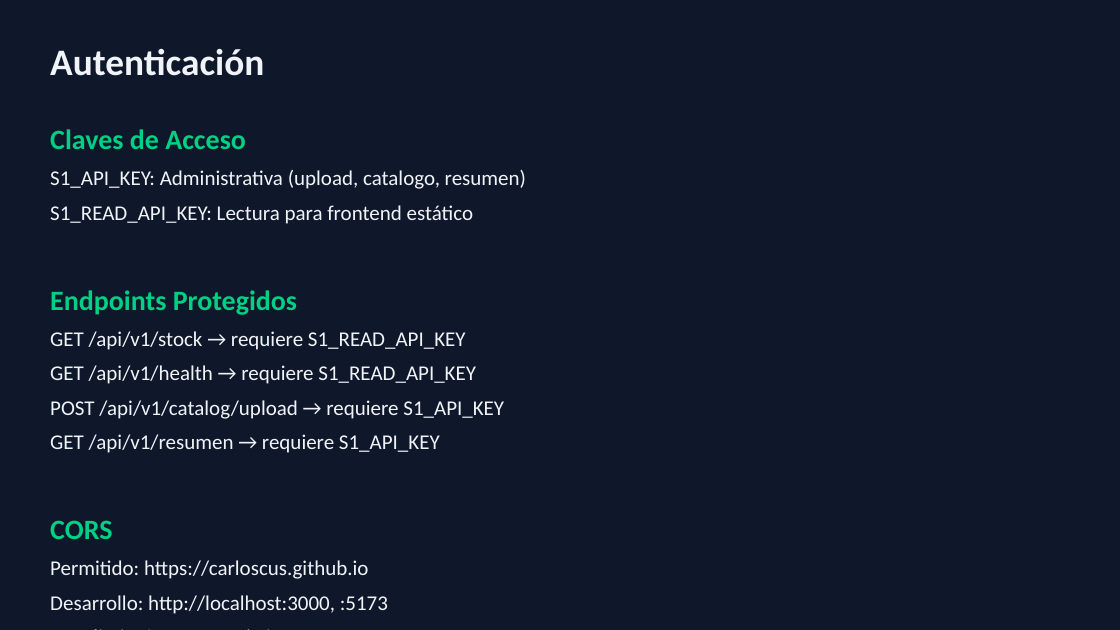
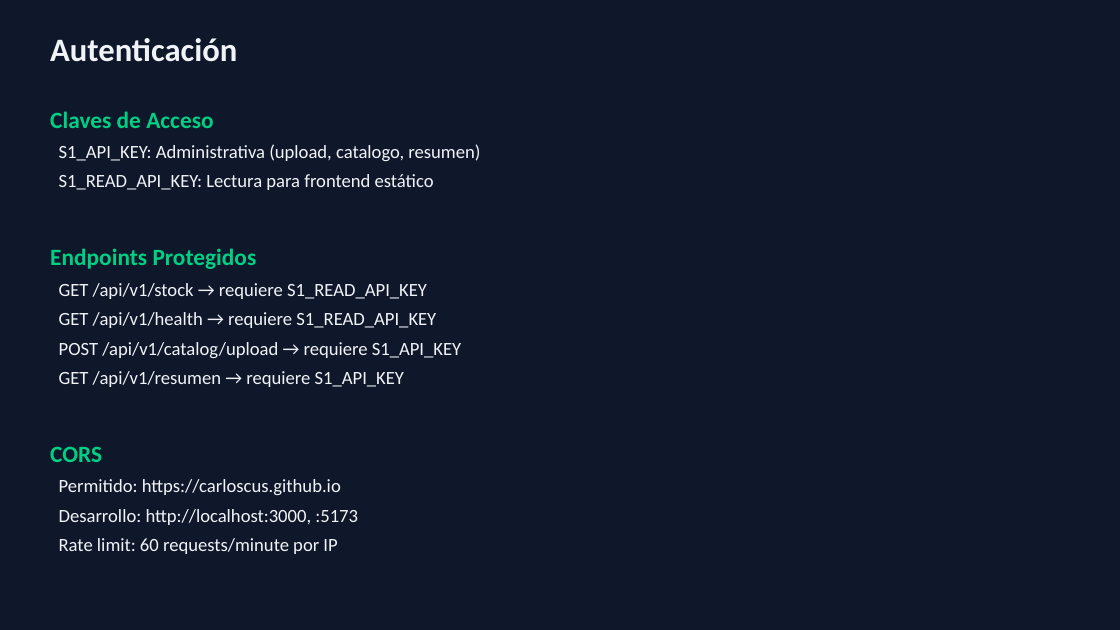
Before and after one commit to carloscus/g360-stock-reporter, a slide deck: slide 19 of StockPulse_Manual_Tecnico.pptx. Drawn at 1120x630 pixels with LibreOffice and Linux fonts; fonts in the diff are those of the drawing. Boxes give left, top, right and bottom in pixels: in the first picture for what was removed or moved away, otherwise in the second. Text is boxed around its words. In the diff, an @@ line names an element or a change of style, - is before the commit and + after.

```diff
--- a/StockPulse_Manual_Tecnico.pptx
+++ b/StockPulse_Manual_Tecnico.pptx
@@ text "Autenticación": place and size @@
-text "Autenticación" at <box>50,49,264,76</box>
+text "Autenticación" at <box>50,38,237,62</box>
@@ text "Autenticación" at <box>50,38,237,62</box>: size 32 to 28 pt @@
@@ text "Claves de Acceso": place and size @@
-text "Claves de Acceso" at <box>50,129,526,614</box>
+text "Claves de Acceso" at <box>50,111,480,554</box>
@@ text "Claves de Acceso" at <box>50,111,480,554</box>: size 24 to 20 pt in "Claves de Acceso", "Endpoints Protegidos", "CORS"; size 18 to 16 pt; less space between paragraphs @@
```
Also in this commit, not shown: 25 other slides changed.
